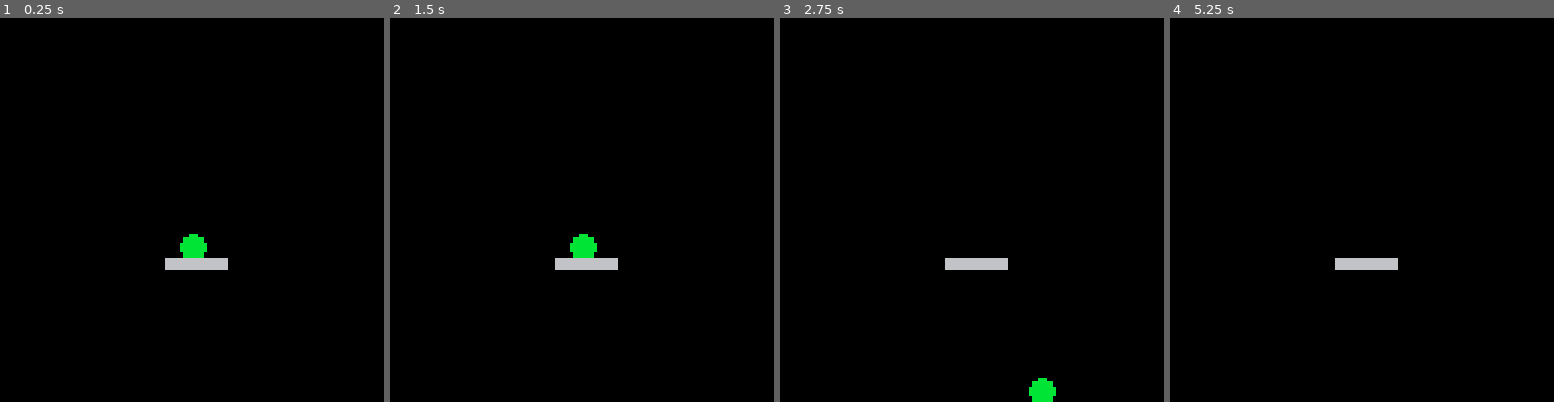
Above: before the commit, frames 1-4 (left to right).
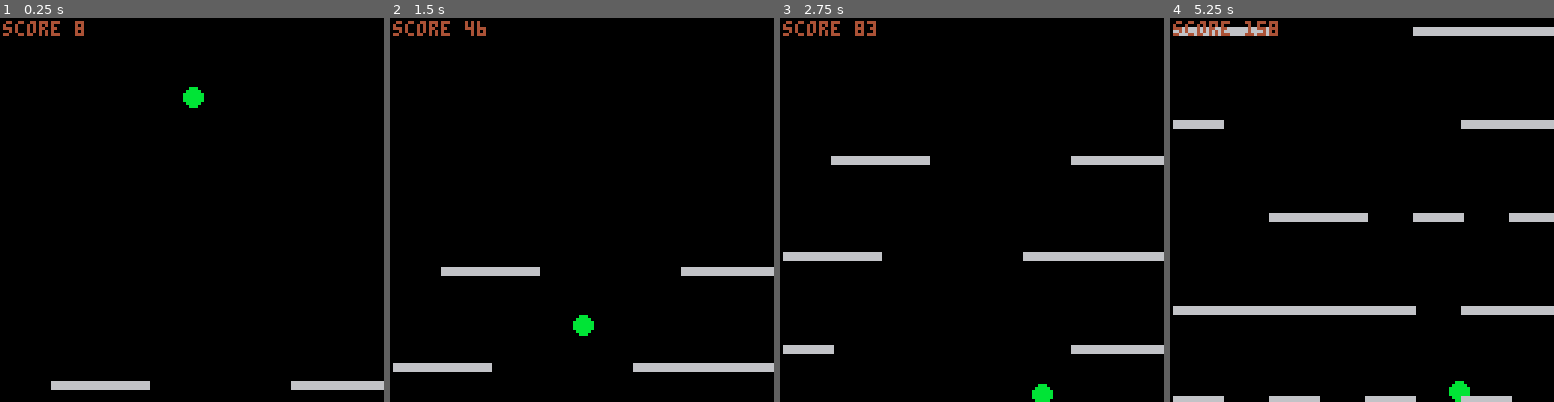
Above: after the commit, the same moments.

Repository: BubDZombie/pico-8-carts
Game: PICO-8 cartridge carts/falling-down.p8
Same seed, same stepped clock (60 frames per second), same inputs: the game is played once before the commit and once after it.
Inputs:
- Up to frame 1 (0.25 s): no input
- Up to frame 2 (1.5 s): tap O (Z key) at 0.7 s
- Up to frame 3 (2.75 s): hold Right 1.6-2.1 s; tap O (Z key) at 1.7, 2.1, 2.5 s; hold Right from 2.47 s (still down)
- Up to frame 4 (5.25 s): tap O (Z key) every 0.4 s from 2.9 to 4.9 s; release Right at 3.03 s; hold Left 3.08-3.58 s; hold Right 4.02-4.68 s; hold Left from 5.08 s (still down)

The runs differ from the first frame. In frame 1, 2.6% of the frame differs, in the area x 0-100%, y 0-97%; in frame 2, 4.1%; in frame 3, 4.6%; in frame 4, 7.4%, in the area x 0-100%, y 0-100%.

Commit message:
Working Falling Down.

Diff:
--- a/carts/falling-down.p8
+++ b/carts/falling-down.p8
@@ -2,52 +2,135 @@
 version 43
 __lua__
 arrow_speed=1
-ball_x=64
-ball_y=64
-ball_size=4
-ball_speed=2
+camera_speed=1
+ball={
+  x=64,
+  y=10,
+  size=3,
+  speed=2,
+  can_fall=true,
+  alive=true,
+  color=11
+}
 platforms={}
-add(platforms,{x=55,y=80})
-platform_w=20
-platform_h=3
+platform_w=16
+platform_h=2
+spread=32
+score=0
+bg_color=0
+text_color=4
 
 function drop_ball()
-  can_fall=true
+  ball.can_fall=true
   for p in all(platforms) do
-    if p.x < ball_x
-    and p.x + platform_w > ball_x
-    and p.y <= ball_y + ball_size
-    and p.y + platform_h >= ball_y + ball_size
+    if (p.x < ball.x
+      and p.x + platform_w > ball.x
+      and p.y <= ball.y + ball.size + 1
+      and p.y + platform_h >= ball.y + ball.size)
     then
-      can_fall=false
-      ball_y = p.y - ball_size
+      ball.can_fall=false
+      ball.y = p.y - ball.size - 1
     end
   end
-  if can_fall then
-    ball_y+=ball_speed
+  if ball.y >= 128 - ball.size then
+    ball.can_fall=false
+  end
+  if ball.can_fall then
+    ball.y+=ball.speed
   end
 end
 
 function move_ball()
-  if btn(0) then
-    ball_x-=arrow_speed
-  elseif btn(1) then
-    ball_x+=arrow_speed
+  if btn(0) and ball.x > ball.size then
+    ball.x-=arrow_speed
+  elseif btn(1) and ball.x < 128 - ball.size then
+    ball.x+=arrow_speed
+  end
+end
+
+function lift()
+  if not ball.can_fall then
+    ball.y-=camera_speed
+  end
+  for p in all(platforms) do
+    p.y-=camera_speed
+  end
+  if ball.y < ball.size then
+    ball.alive = false
+  else
+    score+=1
+  end
+end
+
+function add_platforms()
+  should_add=true
+  for p in all(platforms) do
+    if p.y > 128 - spread then
+      should_add=false
+      break
+    end
+  end
+  if should_add then
+    local newbies={}
+    full=128/platform_w
+    for x = 1, 128, platform_w do
+      if rnd(64) > spread then
+        new={x=x,y=128}
+        add(platforms,new)
+        add(newbies,new)
+      end
+    end
+    if count(platforms) == full then
+      remove = rnd(newbies)
+      del(platforms,remove)
+    end
+    if spread > ball.size * 2 + platform_h * 2
+        and rnd() > 0.75
+        then
+      spread-=1
+    end
+  end
+end
+
+function remove_platforms()
+  for p in all(platforms) do
+    if p.y < 1 then
+      del(platforms,p)
+    end
+  end
+end
+
+function check_reset()
+  if btn(4) then
+    score=0
+    ball.x=64
+    ball.y=ball.size
+    ball.alive=true
+    ball.can_fall=true
+    for p in all(platforms) do
+      del(platforms, p)
+    end
   end
 end
 
 function _update()
-  move_ball()
-  drop_ball()
+  if ball.alive then
+    move_ball()
+    drop_ball()
+    lift()
+    add_platforms()
+    remove_platforms()
+  else
+    check_reset()
+  end
 end
 
-function _draw()
-  rectfill(0,0,128,128,0)
+function draw_game()
   circfill(
-    ball_x,
-    ball_y,
-    ball_size,
-    11
+    ball.x,
+    ball.y,
+    ball.size,
+    ball.color
   )
   for p in all(platforms) do
     rectfill(
@@ -58,8 +141,22 @@
       6
     )
   end
+  print("score "..score,1,1,text_color)
 end
 
+function draw_score()
+  print(score,64,64,text_color)
+  print("0 to restart",64,96,text_color)
+end
+
+function _draw()
+  rectfill(0,0,128,128,bg_color)
+  if ball.alive then
+    draw_game()
+  else
+    draw_score()
+  end
+end
 __gfx__
 00000000000000000000000000000000000000000000000000000000000000000000000000000000000000000000000000000000000000000000000000000000
 00000000000000000000000000000000000000000000000000000000000000000000000000000000000000000000000000000000000000000000000000000000
